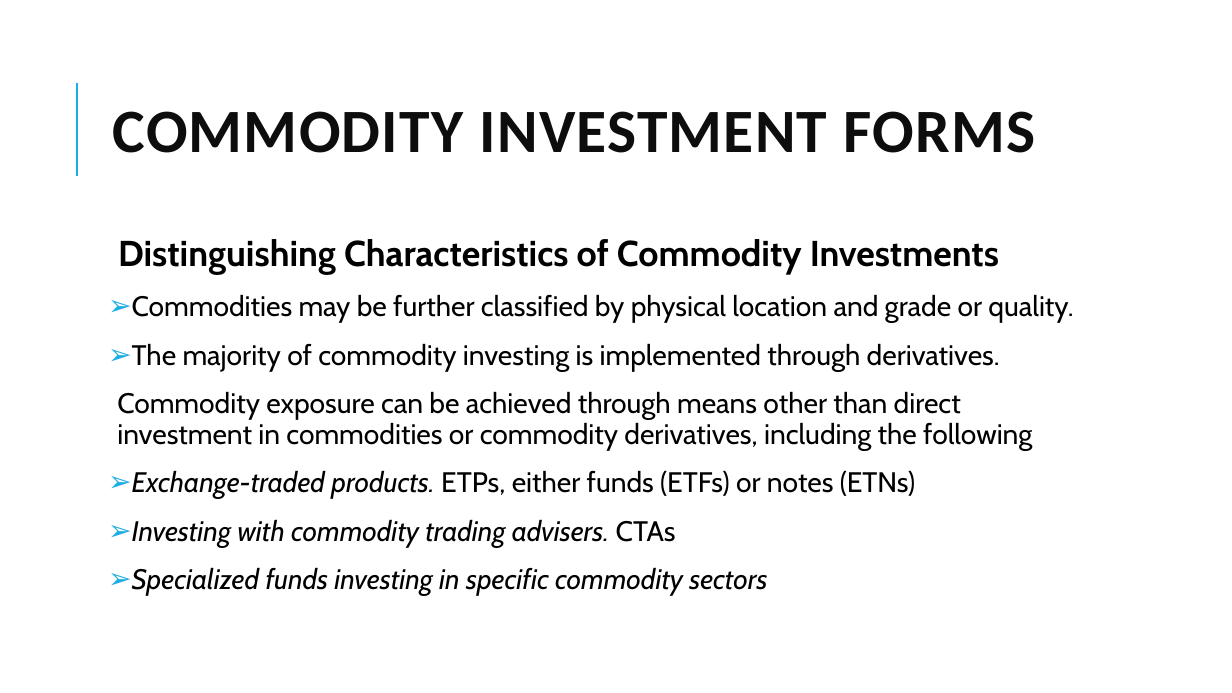
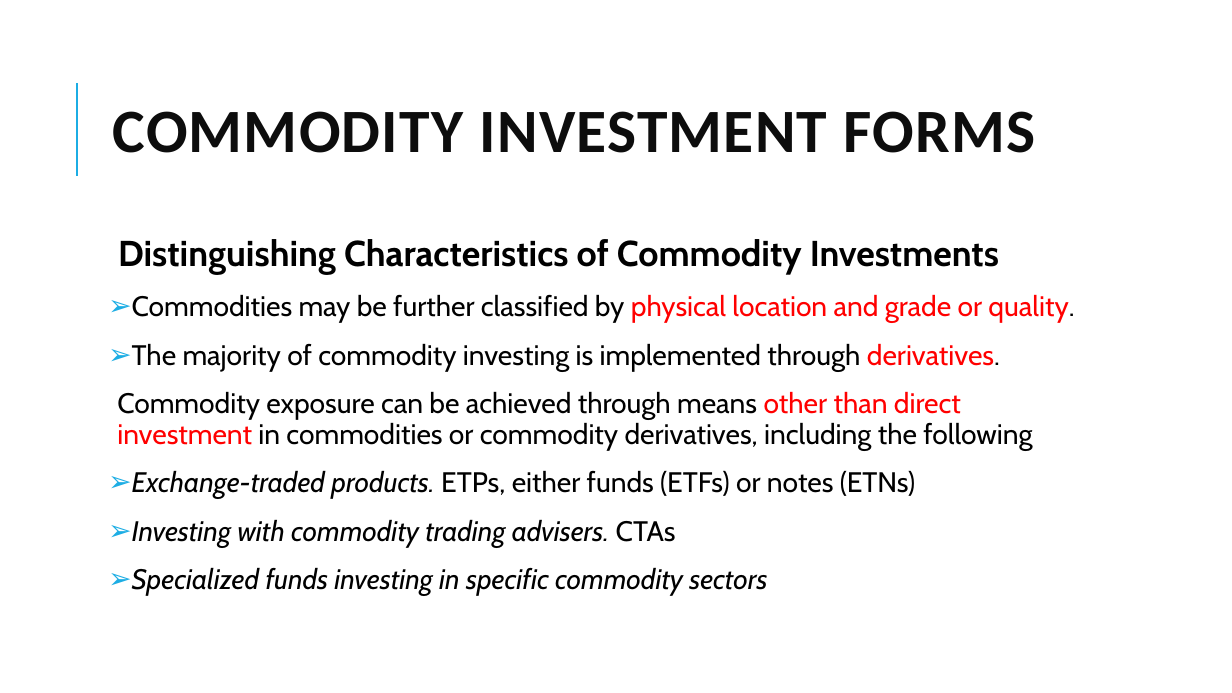
Before and after one commit to Isco0530/data, a slide deck: slide 81 of 2024Alternative.pptx. Drawn at 1232x693 pixels with LibreOffice and Linux fonts; fonts in the diff are those of the drawing. Boxes give left, top, right and bottom in pixels: in the first picture for what was removed or moved away, otherwise in the second. Text is boxed around its words. In the diff, an @@ line names an element or a change of style, - is before the commit and + after.

```diff
--- a/2024Alternative.pptx
+++ b/2024Alternative.pptx
@@ text at box(117, 294, 1074, 450): text colour #000000 to #FF0000 in "physical location and grade or quality.", "derivatives.", "other than direct investment" @@
```
Also in this commit, not shown: 2 other slides changed, 7 slides added.
